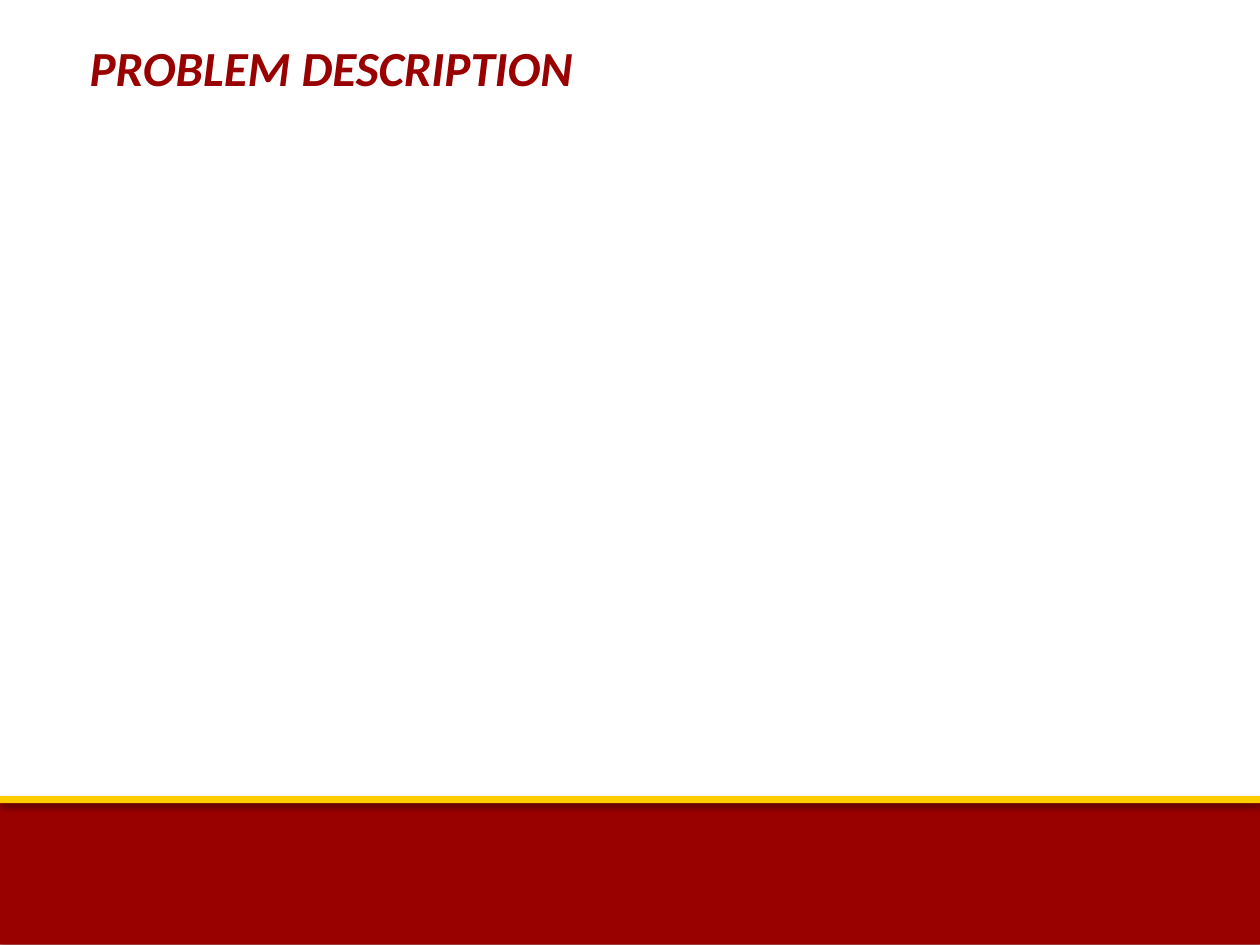
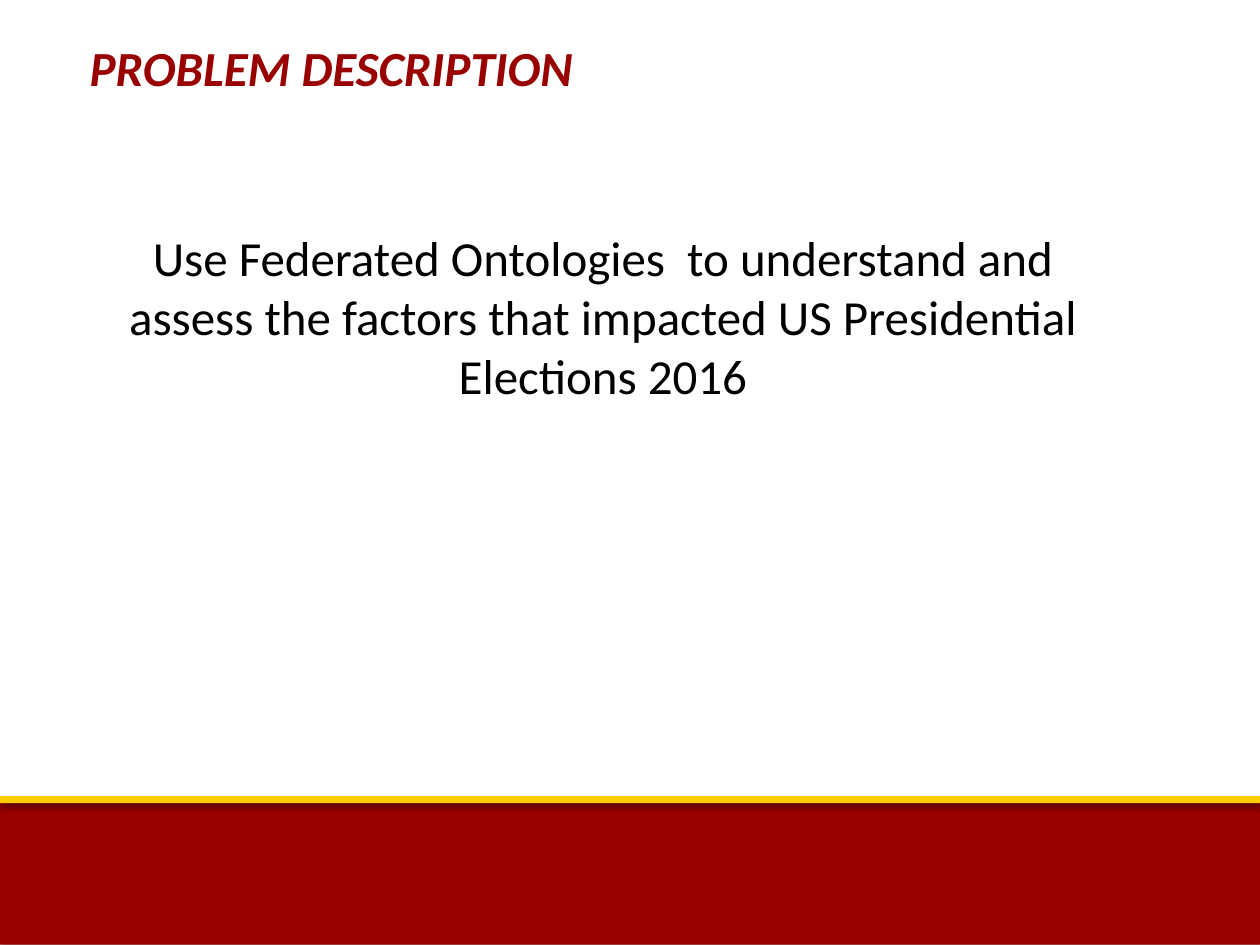
Before and after one commit to deepika087/CSCI-586-Group-2, a slide deck: slide 4 of DBIFinalProjectPresentation_20thNov2017.pptx. Drawn at 1260x945 pixels with LibreOffice and Linux fonts; fonts in the diff are those of the drawing; background and template pictures are left out. Boxes give left, top, right and bottom in pixels: in the first picture for what was removed or moved away, otherwise in the second. Text is boxed around its words. In the diff, an @@ line names an element or a change of style, - is before the commit and + after.

```diff
--- a/DBIFinalProjectPresentation_20thNov2017.pptx
+++ b/DBIFinalProjectPresentation_20thNov2017.pptx
@@ text added at (129, 242, 1077, 395), 28 pt, text #000000 @@
+Use Federated Ontologies to understand and assess the factors that impacted US Presidential Elections 2016
```
Also in this commit, not shown: 7 other slides changed, 5 slides added, 2 slides removed.
